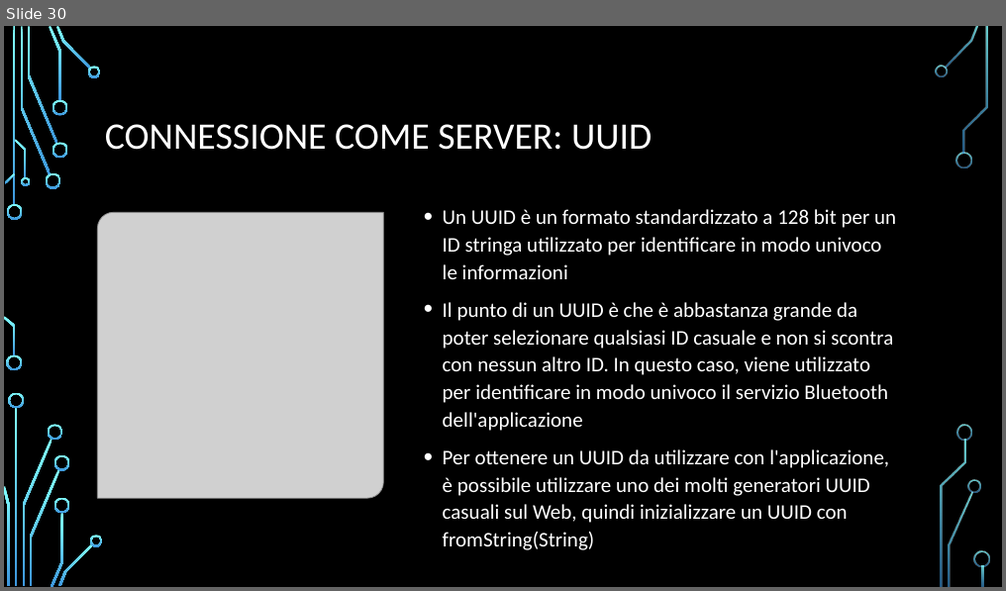
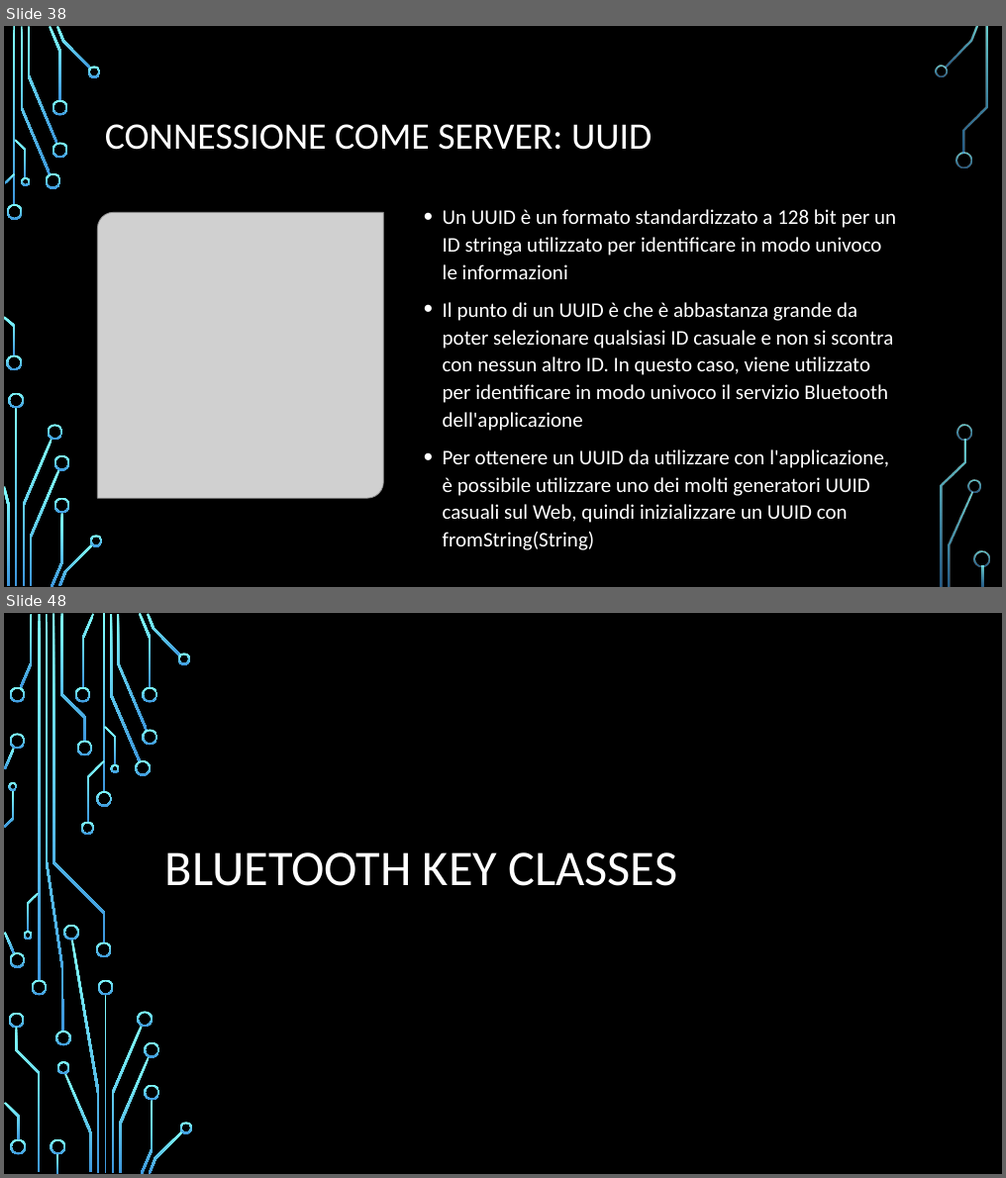
Before and after one commit to FNX-hub/ProgettoMP, a slide deck: Bluetooth.pptx. Shown one above the other, each under a label of ours: slide 30 before the commit, slides 38 and 48 after it; the slides between them are not shown. The pictures are 1006x591 and 1006x1178 pixels, drawn with LibreOffice and Linux fonts; fonts in the diff are those of the drawing; grey boxes stand for pictures; background and template pictures are left out. Boxes give left, top, right and bottom in pixels: in the first picture for what was removed or moved away, otherwise in the second. Text is boxed around its words. In the diff, an @@ line names an element or a change of style, - is before the commit and + after.

```diff
--- a/Bluetooth.pptx
+++ b/Bluetooth.pptx
@@ slide 48 added at (x1=4, y1=613, x2=1002, y2=1174), background picture (left out) @@
@@ title added at (x1=165, y1=853, x2=678, y2=886), 48 pt, text #FFFFFF @@
+BLUETOOTH KEY CLASSES
@@ group added at (x1=4, y1=613, x2=193, y2=1174): 50 freeform shapes, 4 rectangles @@
@@ what was slide 30 is now slide 38 @@
```
Also in this commit, not shown: 1 slide changed, 10 other slides added.
